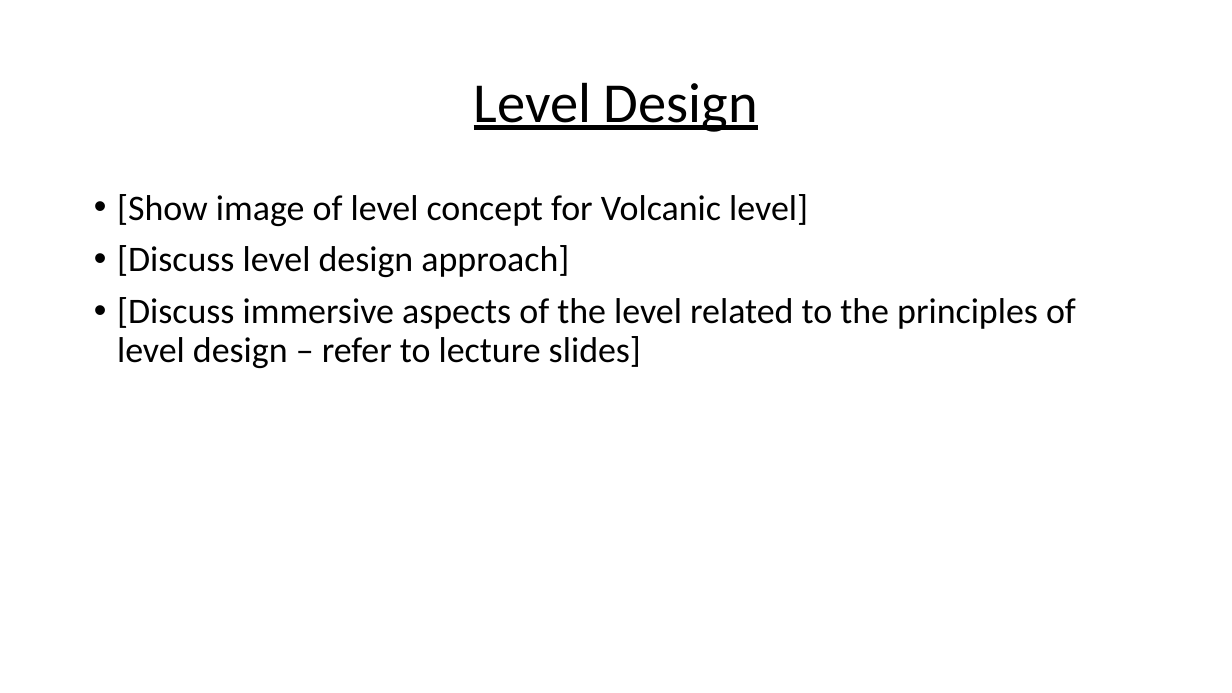
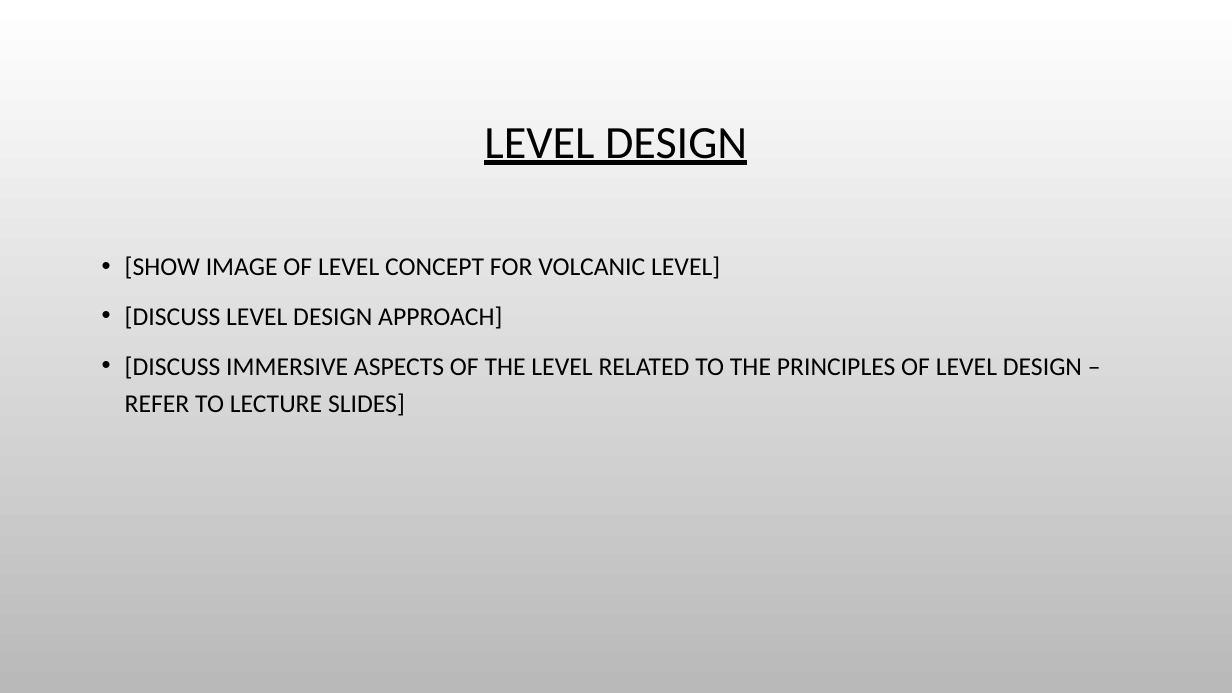
Before and after one commit to chesney85/Year2GameDev, a slide deck: slide 7 of TeamDocs/WordDocs/JelBlob_Presentation_Rough_Idea_Layout.pptx. Drawn at 1232x693 pixels with LibreOffice and Linux fonts; fonts in the diff are those of the drawing; background and template pictures are left out. Boxes give left, top, right and bottom in pixels: in the first picture for what was removed or moved away, otherwise in the second. Text is boxed around its words. In the diff, an @@ line names an element or a change of style, - is before the commit and + after.

```diff
--- a/TeamDocs/WordDocs/JelBlob_Presentation_Rough_Idea_Layout.pptx
+++ b/TeamDocs/WordDocs/JelBlob_Presentation_Rough_Idea_Layout.pptx
@@ background #FFFFFF to picture (left out) @@
@@ title at box(484, 128, 747, 165): text changed; size 44 to 36 pt @@
-Level Design
+LEVEL DESIGN
@@ text at box(125, 256, 1082, 416): text changed; size 28 to 20 pt @@
-• [Show image of level concept for Volcanic level]
-• [Discuss level design approach]
-• [Discuss immersive aspects of the level related to the principles of level design – refer to lecture slides]
+• [SHOW IMAGE OF LEVEL CONCEPT FOR VOLCANIC LEVEL]
+• [DISCUSS LEVEL DESIGN APPROACH]
+• [DISCUSS IMMERSIVE ASPECTS OF THE LEVEL RELATED TO THE PRINCIPLES OF LEVEL DESIGN – REFER TO LECTURE SLIDES]
```
Also in this commit, not shown: 12 other slides changed, 2 slides added, 2 slides removed, 1 other file.
